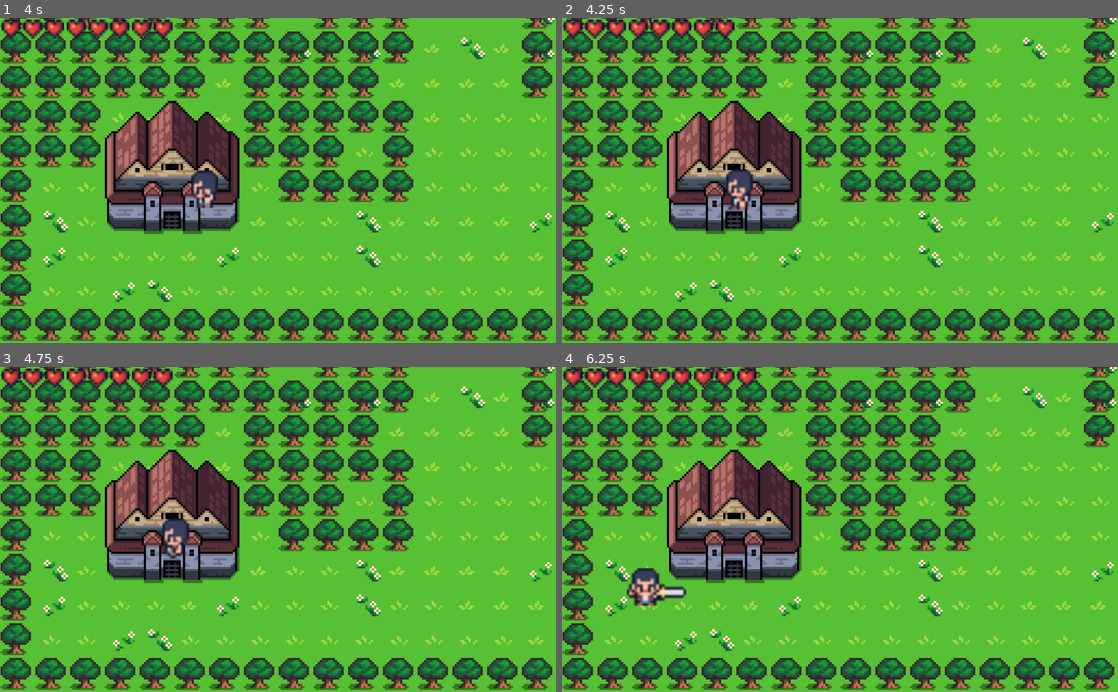
Above: before the commit, frames 1-4 (two rows, left to right).
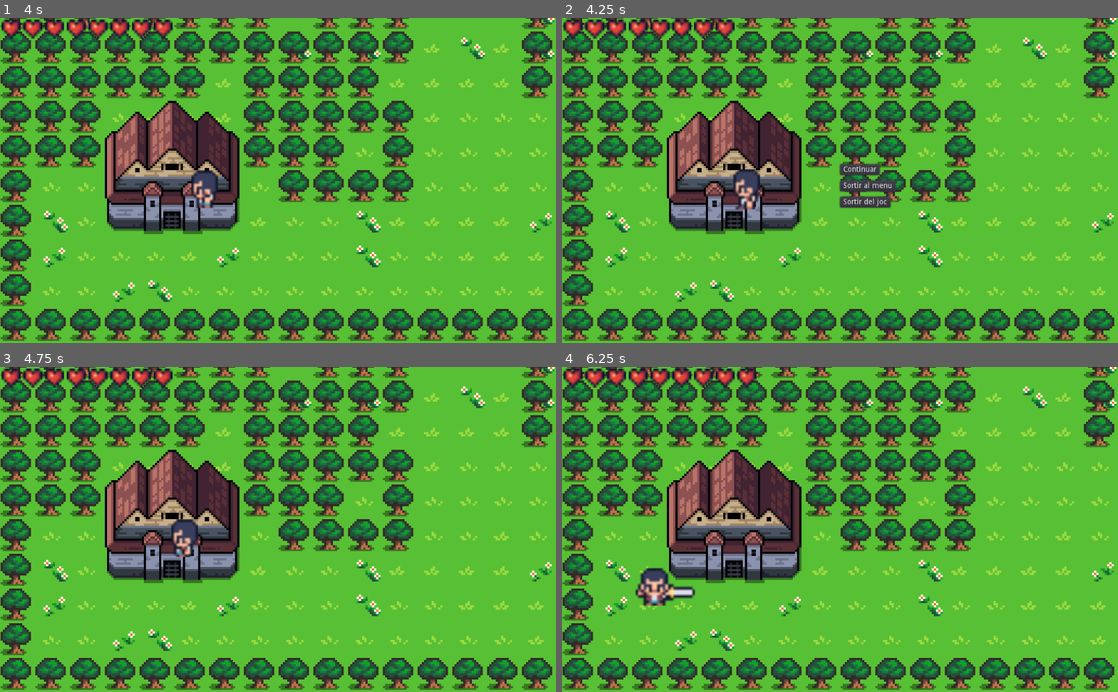
Above: after the commit, the same moments.

Repository: JosepLlimona/Apruebanosprofe
Game: Godot game, scene res://Scenes/Main.tscn
Two runs of this game, one before a commit and one after it. Both use one fixed random seed, a clock stepped at 60 frames per second and the inputs below.
Inputs (mouse positions are in pixels of both pictures, inside the frame that each line leads up to):
- Up to frame 1 (4 s): tap Enter (ui_accept) at 0.5, 0.77, 1.52, 3.02, 3.77 s; move the mouse to (400, 164) at 0.52 s; hold Right (ui_right) 0.53-1.28 s; hold E (Pick) 0.53-1.28 s; click (400, 164) at 0.67 s; move the mouse to (166, 196) at 1.27 s; hold Down (ui_down) 1.28-2.03 s; click (166, 196) at 1.35 s; move the mouse to (333, 109) at 2.02 s; hold Right (ui_right) 2.03-2.78 s; hold E (Pick) 2.03-2.78 s; move the mouse to (250, 245) at 2.77 s; hold Up (ui_up) 2.78-3.53 s; click (250, 245) at 2.85 s; move the mouse to (444, 229) at 3.52 s; hold Left (ui_left) from 3.53 s (still down); hold E (Pick) from 3.53 s (still down)
- Up to frame 2 (4.25 s): keep holding Left (ui_left); keep holding E (Pick); tap Escape (ui_cancel) at 4.15 s
- Up to frame 3 (4.75 s): release Left (ui_left) at 4.25 s; release E (Pick) at 4.25 s; click (300, 519) at 4.25 s, where only the run after the commit has a clickable "Continuar"
- Up to frame 4 (6.25 s): move the mouse to (673, 480) at 5.02 s; hold Left (ui_left) 5.03-5.78 s; click (673, 480) at 5.1 s; tap Enter (ui_accept) at 5.27 s; move the mouse to (867, 529) at 5.77 s; hold Down (ui_down) from 5.78 s (still down); hold E (Pick) from 5.78 s (still down); click (867, 529) at 5.92 s

Frame 1 is identical in both runs. In frame 2, 1.4% of the frame differs, in the area x 29-61%, y 44-59%; in frame 3, 0.6%; in frame 4, 0.8%.

Commit message:
Pause menu fet
:package:

Diff:
--- /dev/null
+++ b/RPG_GAME/Scenes/PauseMenu.tscn
@@ -0,0 +1,41 @@
+[gd_scene load_steps=2 format=2]
+
+[ext_resource path="res://Scripts/PauseController.gd" type="Script" id=1]
+
+[node name="PauseMenu" type="CanvasLayer"]
+pause_mode = 2
+script = ExtResource( 1 )
+
+[node name="ContinueButton" type="Button" parent="."]
+anchor_left = 0.5
+anchor_top = 0.45
+anchor_right = 0.5
+anchor_bottom = 0.45
+margin_right = 73.0
+margin_bottom = 20.0
+text = "Continuar"
+icon_align = 1
+
+[node name="ExitButton" type="Button" parent="."]
+anchor_left = 0.5
+anchor_top = 0.5
+anchor_right = 0.5
+anchor_bottom = 0.5
+margin_right = 12.0
+margin_bottom = 20.0
+text = "Sortir al menu"
+icon_align = 1
+
+[node name="ExitGameButton" type="Button" parent="."]
+anchor_left = 0.5
+anchor_top = 0.55
+anchor_right = 0.5
+anchor_bottom = 0.55
+margin_right = 12.0
+margin_bottom = 20.0
+text = "Sortir del joc"
+icon_align = 1
+
+[connection signal="pressed" from="ContinueButton" to="." method="_on_ContinueButton_pressed"]
+[connection signal="pressed" from="ExitButton" to="." method="_on_ExitButton_pressed"]
+[connection signal="pressed" from="ExitGameButton" to="." method="_on_ExitGameButton_pressed"]
--- a/RPG_GAME/Scenes/Player.tscn
+++ b/RPG_GAME/Scenes/Player.tscn
@@ -1,9 +1,10 @@
-[gd_scene load_steps=41 format=2]
+[gd_scene load_steps=42 format=2]
 
 [ext_resource path="res://Scripts/PlayerController.gd" type="Script" id=1]
 [ext_resource path="res://Tiny Adventure Pack Plus/Character/Char_one/charone.png" type="Texture" id=2]
 [ext_resource path="res://Scenes/HUD.tscn" type="PackedScene" id=3]
 [ext_resource path="res://Scripts/CameraShake.gd" type="Script" id=4]
+[ext_resource path="res://Scenes/PauseMenu.tscn" type="PackedScene" id=5]
 
 [sub_resource type="RectangleShape2D" id=1]
 extents = Vector2( 7, 8 )
@@ -435,5 +436,8 @@
 
 [node name="Control" parent="." instance=ExtResource( 3 )]
 
+[node name="PauseMenu" parent="." instance=ExtResource( 5 )]
+visible = false
+
 [connection signal="timeout" from="Camera2D/Timer" to="Camera2D" method="_on_Timer_timeout"]
 [connection signal="animation_finished" from="AnimationPlayer" to="." method="_on_AnimationPlayer_animation_finished"]
--- /dev/null
+++ b/RPG_GAME/Scripts/PauseController.gd
@@ -0,0 +1,18 @@
+class_name PuaseController extends CanvasLayer
+
+func _process(delta):
+	if Input.is_action_just_pressed("ui_cancel"):
+		get_tree().paused = !get_tree().paused
+		visible = !visible
+
+func _on_ContinueButton_pressed():
+	self.visible = false
+	get_tree().paused = false
+
+
+func _on_ExitButton_pressed():
+	print("Sortir")
+
+
+func _on_ExitGameButton_pressed():
+	get_tree().quit()
--- a/RPG_GAME/project.godot
+++ b/RPG_GAME/project.godot
@@ -28,12 +28,18 @@
 "class": "PlayerController",
 "language": "GDScript",
 "path": "res://Scripts/PlayerController.gd"
+}, {
+"base": "CanvasLayer",
+"class": "PuaseController",
+"language": "GDScript",
+"path": "res://Scripts/PauseController.gd"
 } ]
 _global_script_class_icons={
 "Arrow": "",
 "GoblinController": "",
 "HudController": "",
-"PlayerController": ""
+"PlayerController": "",
+"PuaseController": ""
 }
 
 [application]
